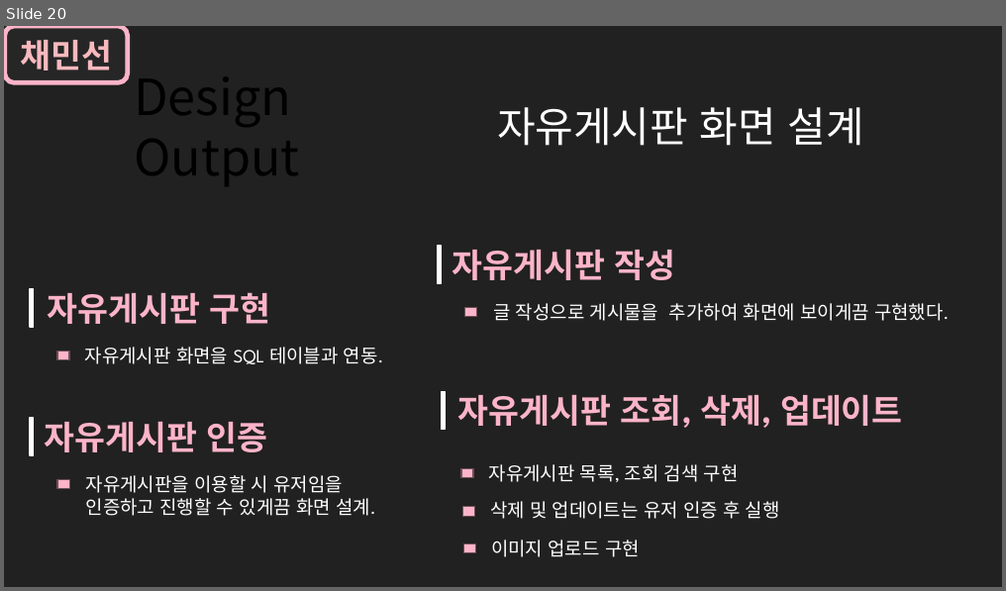
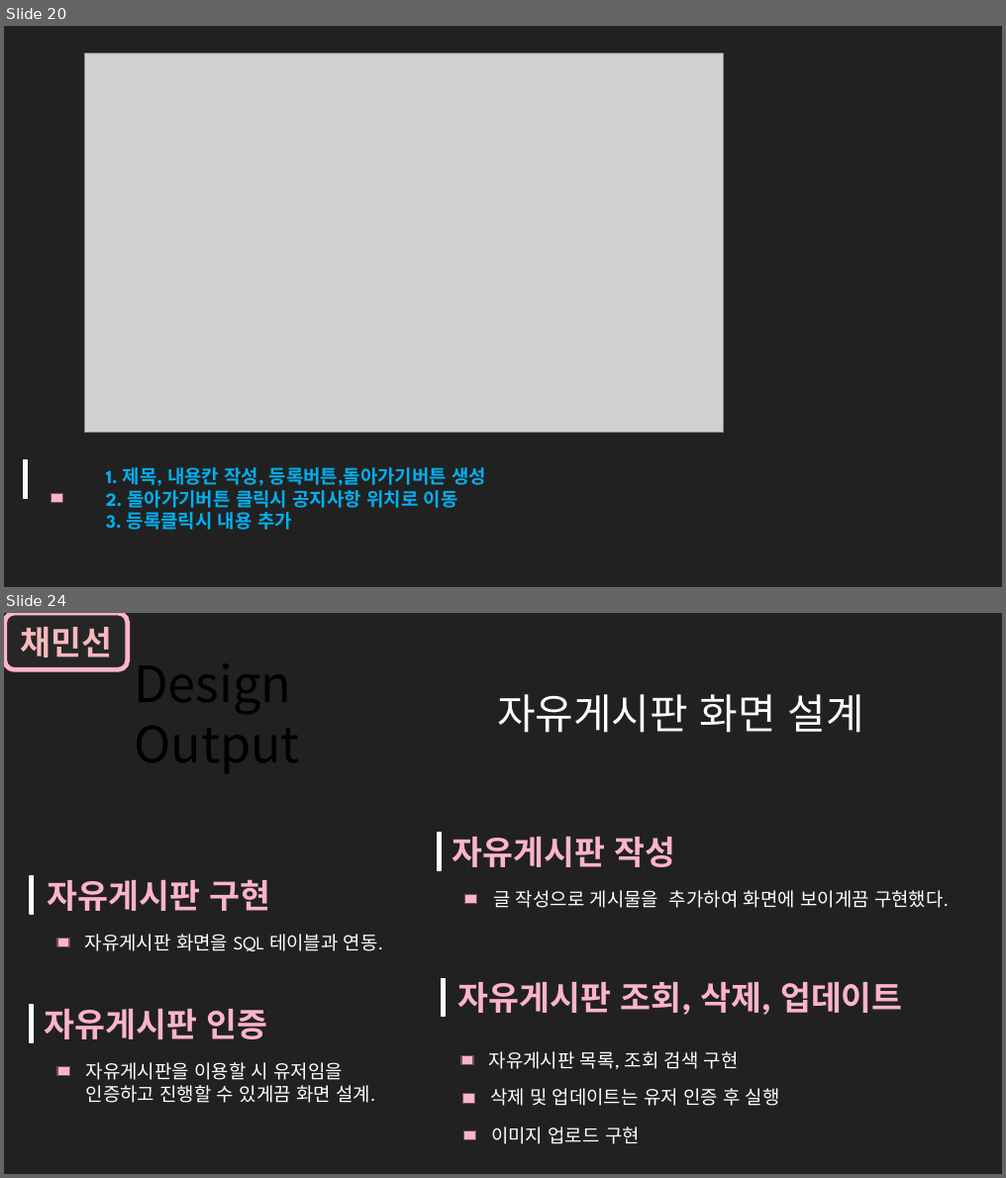
Before and after one commit to Yeonsu1027/router_animal, a slide deck: animal_dbms/반려동물백서발표용.pptx. Shown one above the other, each under a label of ours: slide 20 before the commit, slides 20 and 24 after it; the slides between them are not shown. The pictures are 1006x591 and 1006x1178 pixels, drawn with LibreOffice and Linux fonts; fonts in the diff are those of the drawing; grey boxes stand for pictures; background and template pictures are left out. Boxes give left, top, right and bottom in pixels: in the first picture for what was removed or moved away, otherwise in the second. Text is boxed around its words. In the diff, an @@ line names an element or a change of style, - is before the commit and + after.

Commit message:
ppt추가 자유게시판추가

```diff
--- a/animal_dbms/반려동물백서발표용.pptx
+++ b/animal_dbms/반려동물백서발표용.pptx
@@ slide 20 added at (4,26,1002,587), background #212121 @@
@@ picture added at (84,54,724,433) @@
@@ rectangle added at (24,461,27,498), fill #FFFFFF, outline #FFFFFF 1.25 pt @@
@@ text added at (106,468,486,530), 18 pt, text #00B0F0, bold @@
+1. 제목, 내용칸 작성, 등록버튼,돌아가기버튼 생성
+2. 돌아가기버튼 클릭시 공지사항 위치로 이동
+3. 등록클릭시 내용 추가
@@ rectangle added at (52,494,63,503), fill #FCB4C9, outline #6E4F58 1.25 pt @@
@@ what was slide 20 is now slide 24 @@
```
Also in this commit, not shown: 1 slide changed, 5 other slides added, 2 slides removed, 11 other files.
